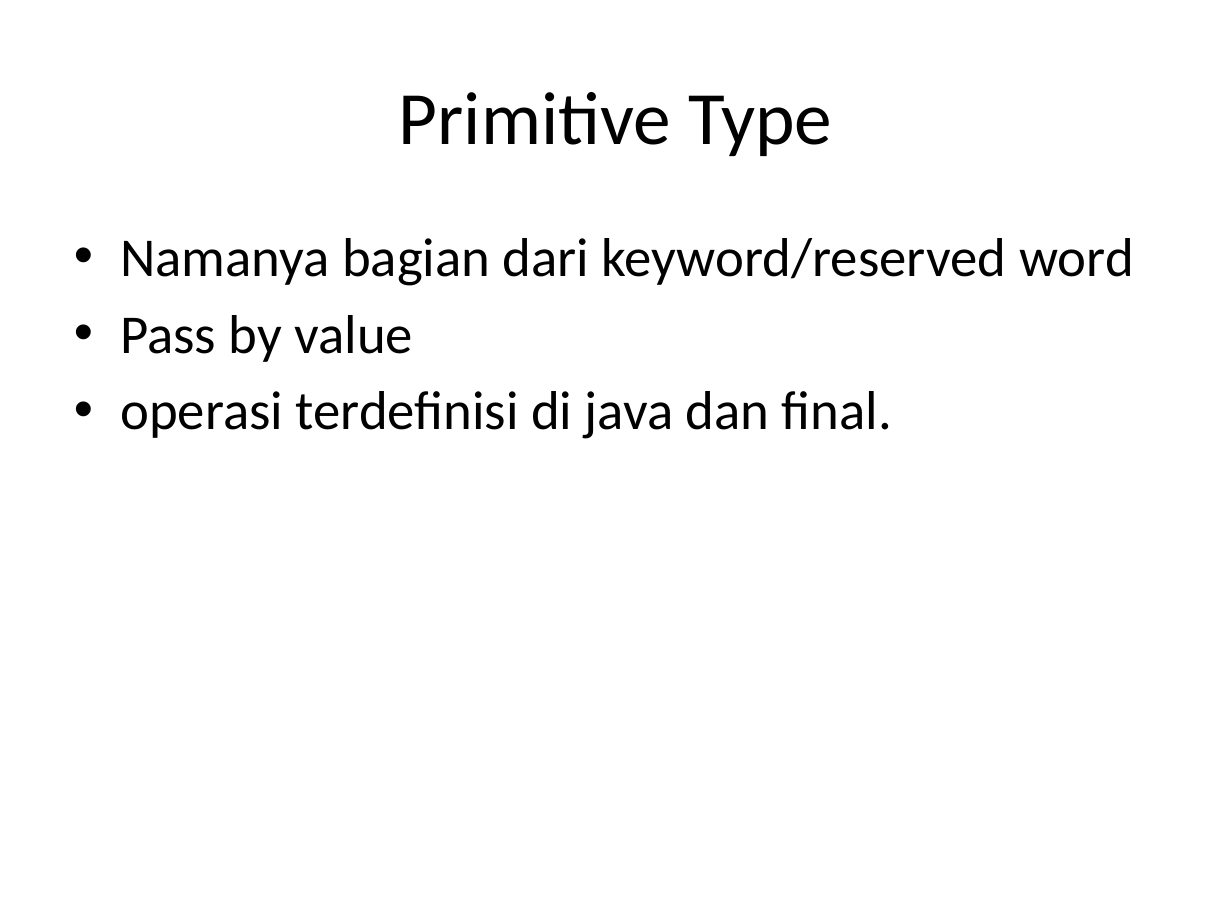
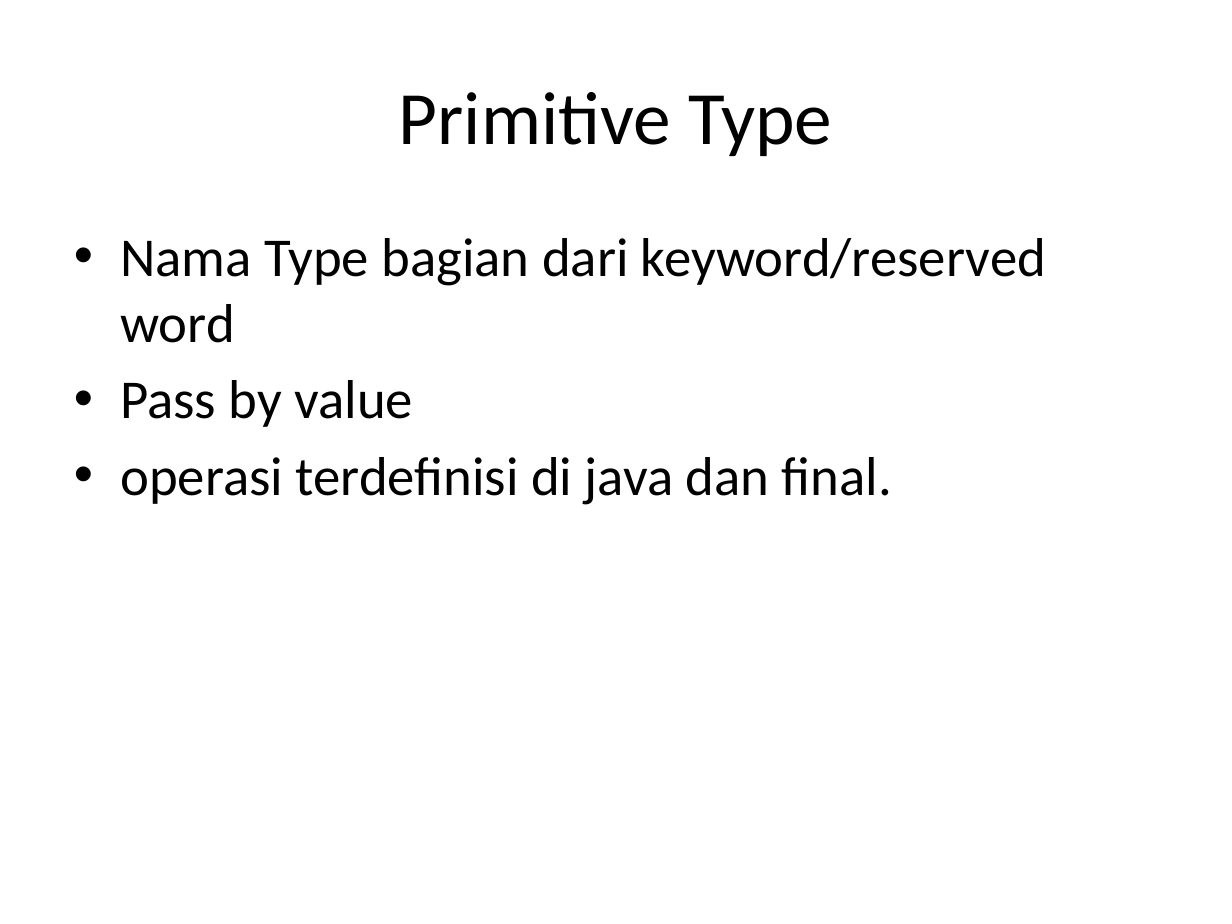
Before and after one commit to milhcbt/oot-aide, a slide deck: slide 11 of src/main/resources/Dasar-Dasar Pemograman Java.pptx (slide 10 before the commit). Drawn at 1232x924 pixels with LibreOffice and Linux fonts; fonts in the diff are those of the drawing. Boxes give left, top, right and bottom in pixels: in the first picture for what was removed or moved away, otherwise in the second. Text is boxed around its words. In the diff, an @@ line names an element or a change of style, - is before the commit and + after.

```diff
--- a/src/main/resources/Dasar-Dasar Pemograman Java.pptx
+++ b/src/main/resources/Dasar-Dasar Pemograman Java.pptx
@@ text at (120,238,1046,343): text changed @@
-• Namanya bagian dari keyword/reserved word
+• Nama Type bagian dari keyword/reserved word
```
Also in this commit, not shown: 2 other slides changed, 9 slides added, 2 slides removed, 5 other files.
